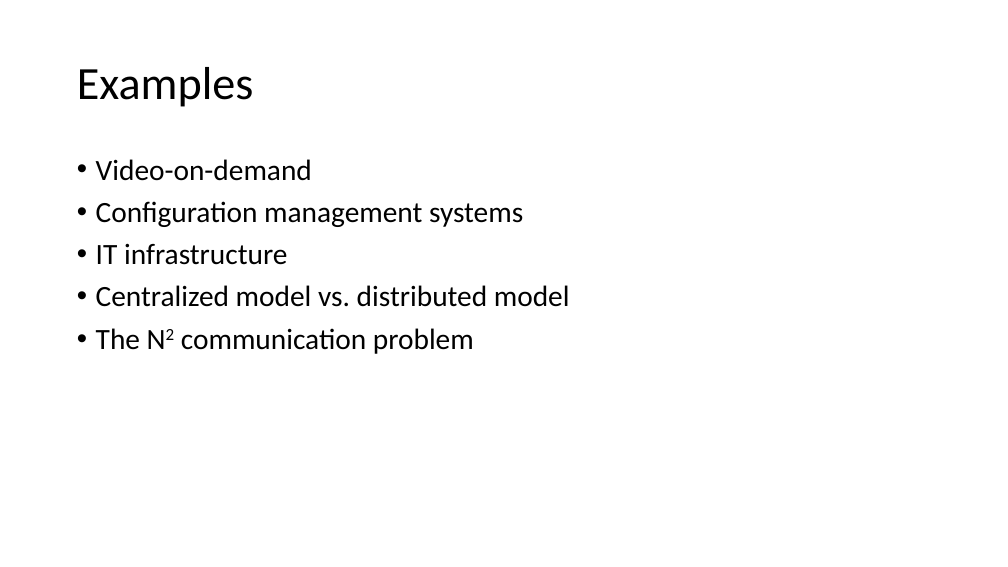
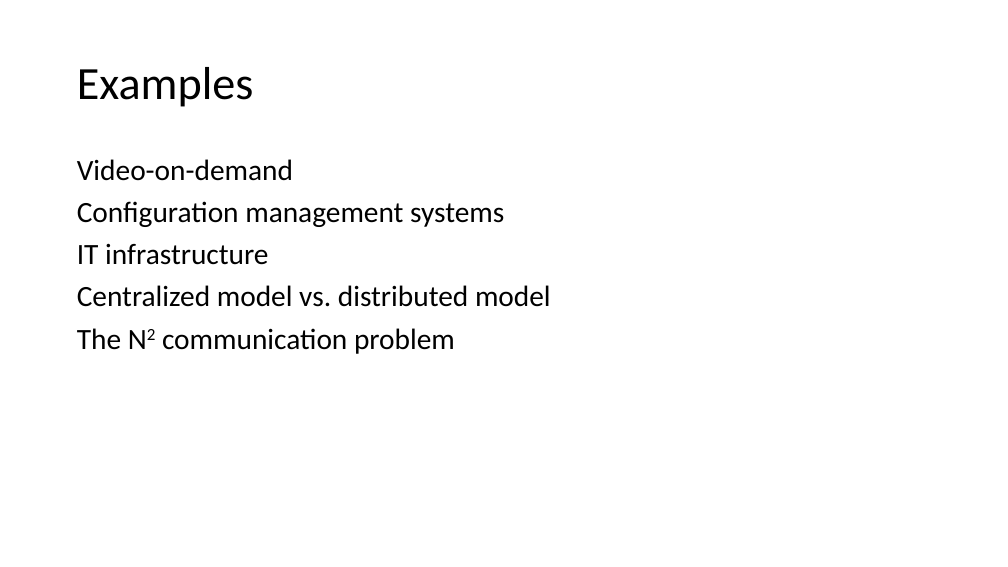
Before and after one commit to IrenaNiu/SU_CPSC_5200_20WQ, a slide deck: slide 5 of lectures/20WQ-02-13 Distributed Computing.pptx. Drawn at 1008x567 pixels with LibreOffice and Linux fonts; fonts in the diff are those of the drawing. Boxes give left, top, right and bottom in pixels: in the first picture for what was removed or moved away, otherwise in the second. Text is boxed around its words. In the diff, an @@ line names an element or a change of style, - is before the commit and + after.

```diff
--- a/lectures/20WQ-02-13 Distributed Computing.pptx
+++ b/lectures/20WQ-02-13 Distributed Computing.pptx
@@ text "Video-on-demand" at <box>77,159,551,354</box>: bullet • to none @@
```
Also in this commit, not shown: 5 other slides changed, 1 slide removed.
